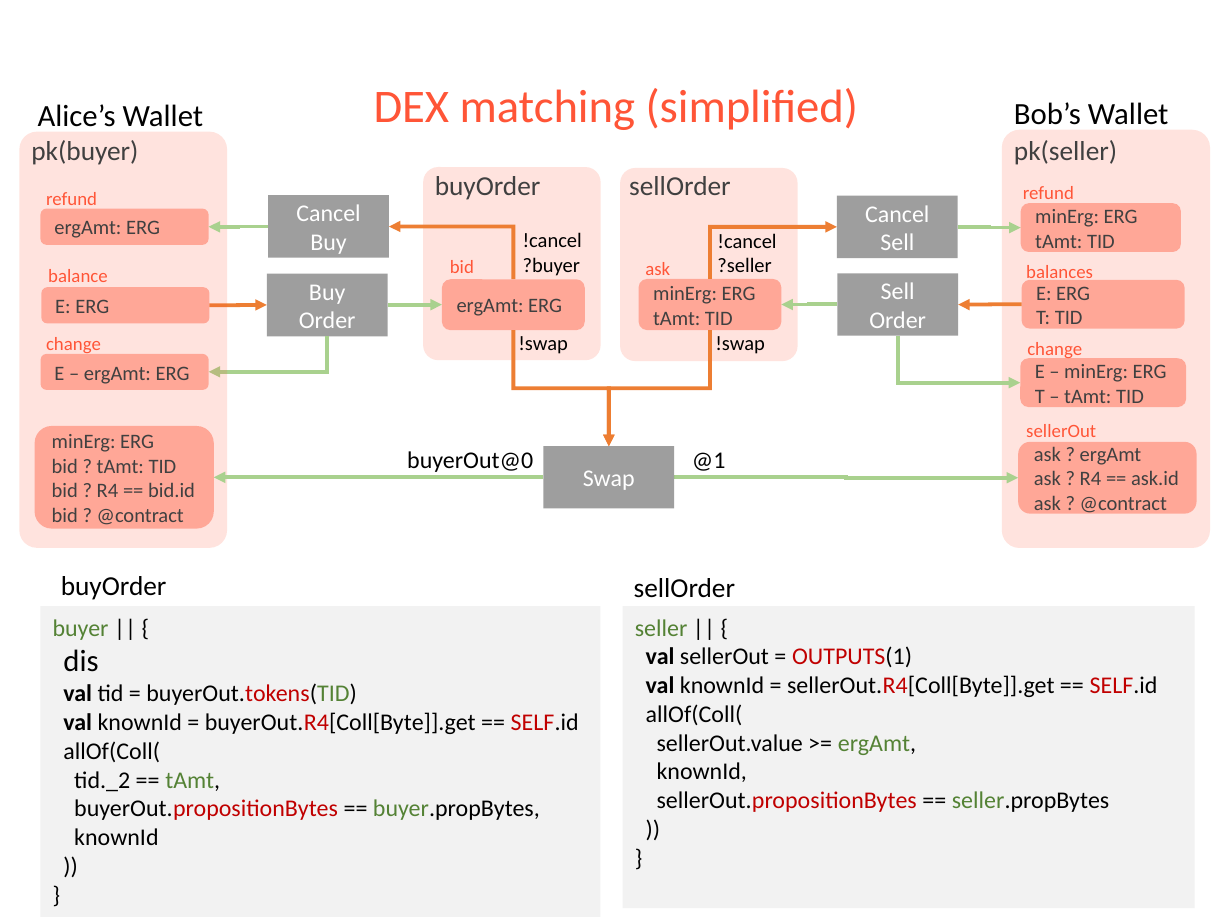
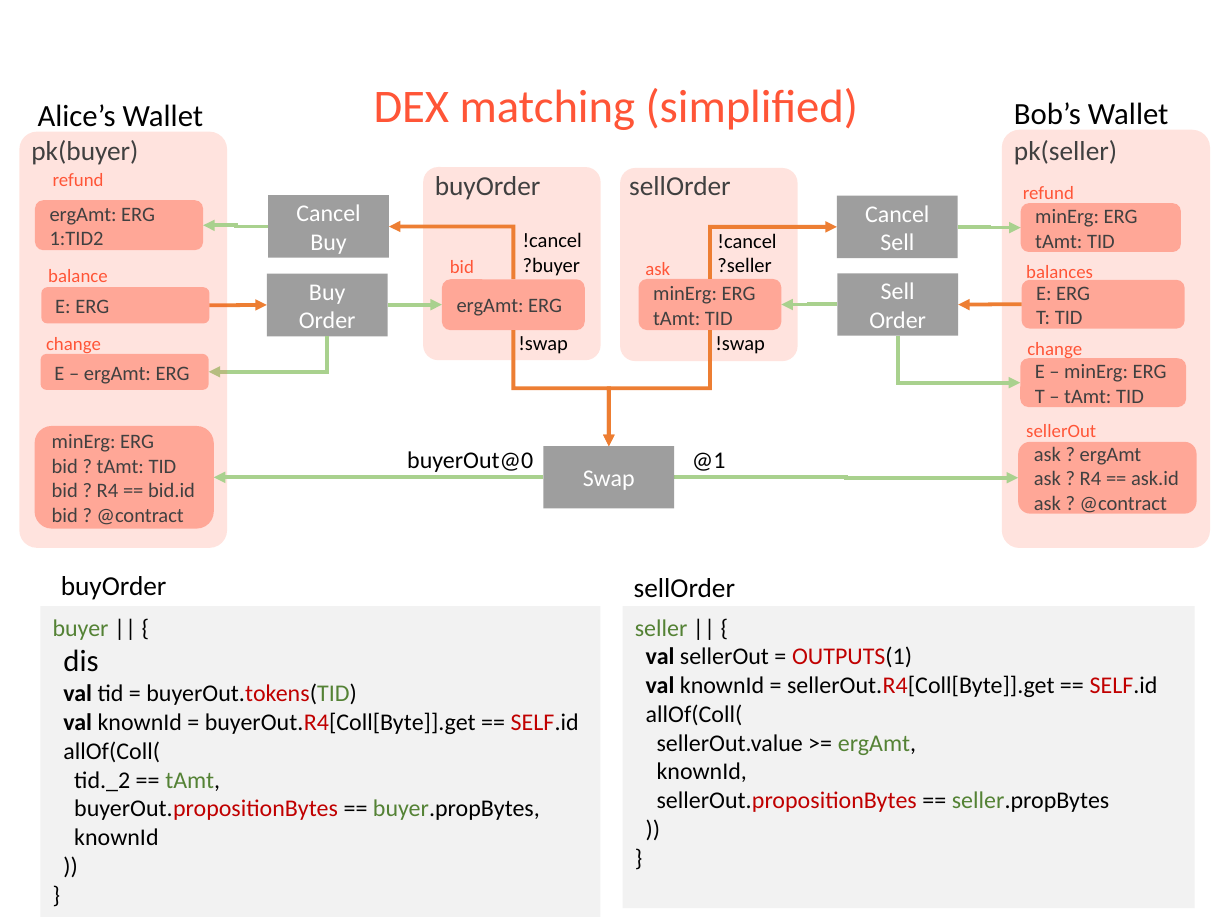
Before and after one commit to ergoplatform/ergo-appkit, a slide deck: slide 1 of docs/design-contracts/dex-contracts.pptx. Drawn at 1232x924 pixels with LibreOffice and Linux fonts; fonts in the diff are those of the drawing. Boxes give left, top, right and bottom in pixels: in the first picture for what was removed or moved away, otherwise in the second. Text is boxed around its words. In the diff, an @@ line names an element or a change of style, - is before the commit and + after.

Commit message:
add minted token `1:TID2` in `refund` box of the buyer;

```diff
--- a/docs/design-contracts/dex-contracts.pptx
+++ b/docs/design-contracts/dex-contracts.pptx
@@ text "refund" rewrapped from [46,192,97,210] to [53,173,104,186] @@
@@ rounded rectangle "ergAmt: ERG": place and size @@
-rounded rectangle "ergAmt: ERG" at [41,208,208,244]
+rounded rectangle "ergAmt: ERG" at [34,201,202,251]
@@ text in rounded rectangle at [50,231,104,251]: paragraph added @@
+1:TID2
@@ elbow arrow moved from (269, 227) - (208, 227) to (269, 227) - (203, 225) @@
```
